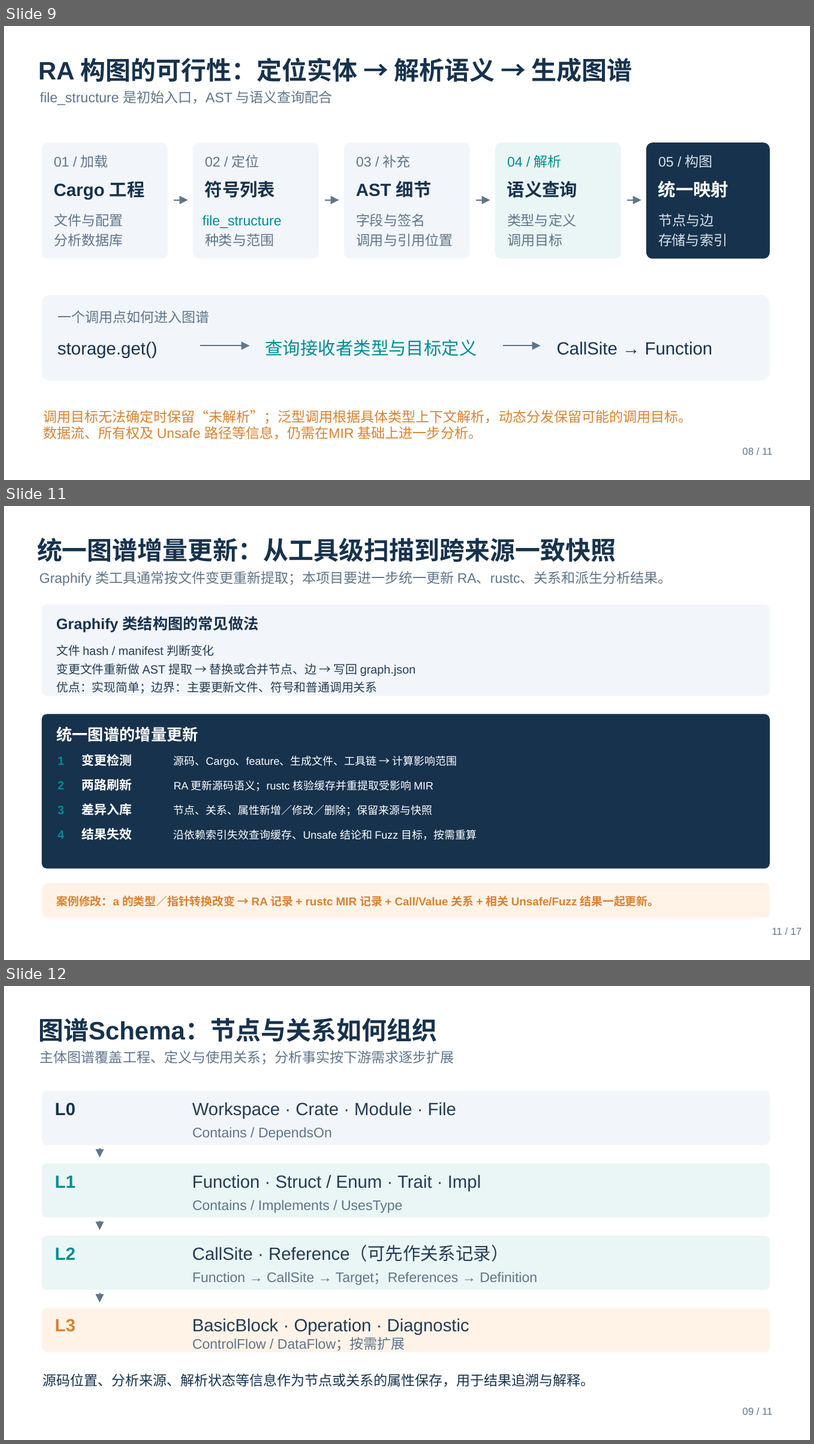
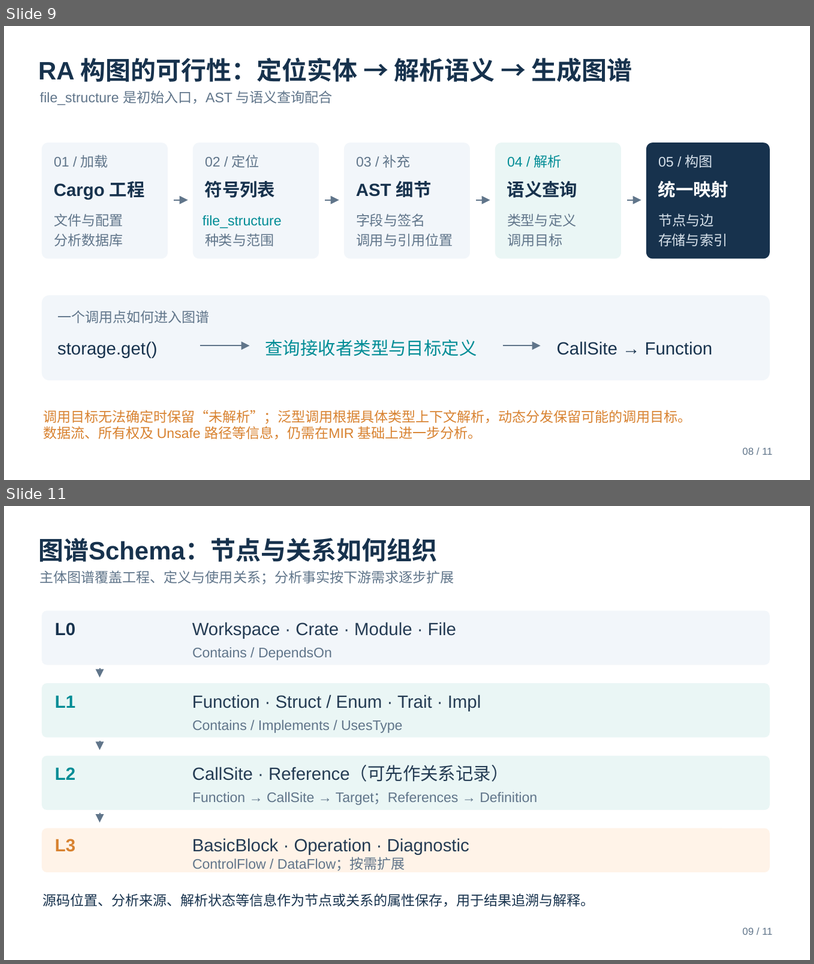
Before and after one commit to ichab/rk8s, a slide deck: Rust智能解析底座_汇报.pptx. Shown one above the other, each under a label of ours: slides 9, 11 and 12 before the commit, slides 9 and 11 after it; the slides between them are not shown. The pictures are 814x1444 and 814x964 pixels, drawn with LibreOffice and Linux fonts; fonts in the diff are those of the drawing. Boxes give left, top, right and bottom in pixels: in the first picture for what was removed or moved away, otherwise in the second. Text is boxed around its words. In the diff, an @@ line names an element or a change of style, - is before the commit and + after.

```diff
--- a/Rust智能解析底座_汇报.pptx
+++ b/Rust智能解析底座_汇报.pptx
@@ slide 11 removed at box(4, 506, 810, 960), background #FFFFFF @@
@@ text removed at box(37, 538, 617, 562) @@
-统一图谱增量更新：从工具级扫描到跨来源一致快照
@@ text removed at box(39, 571, 672, 586) @@
-Graphify 类工具通常按文件变更重新提取；本项目要进一步统一更新 RA、rustc、关系和派生分析结果。
@@ rounded rectangle removed at box(42, 604, 770, 696) @@
@@ text removed at box(56, 616, 259, 633) @@
-Graphify 类结构图的常见做法
@@ text removed at box(56, 645, 416, 693) @@
-文件 hash / manifest 判断变化
-变更文件重新做 AST 提取 → 替换或合并节点、边 → 写回 graph.json
-优点：实现简单；边界：主要更新文件、符号和普通调用关系
@@ group removed at box(42, 714, 770, 868): 13 texts, 1 rounded rectangle @@
-统一图谱的增量更新
-1
-变更检测
-源码、Cargo、feature、生成文件、工具链 → 计算影响范围
-2
-两路刷新
-RA 更新源码语义；rustc 核验缓存并重提取受影响 MIR
-3
-差异入库
-节点、关系、属性新增／修改／删除；保留来源与快照
-4
-结果失效
-沿依赖索引失效查询缓存、Unsafe 结论和 Fuzz 目标，按需重算
@@ rounded rectangle removed at box(42, 883, 770, 918) @@
@@ text removed at box(56, 895, 660, 906) @@
-案例修改：a 的类型／指针转换改变 → RA 记录 + rustc MIR 记录 + Call/Value 关系 + 相关 Unsafe/Fuzz 结果一起更新。
@@ text removed at box(772, 927, 803, 934) @@
-11 / 17
@@ what was slide 12 is now slide 11 @@
```
Also in this commit, not shown: 1 slide changed.
